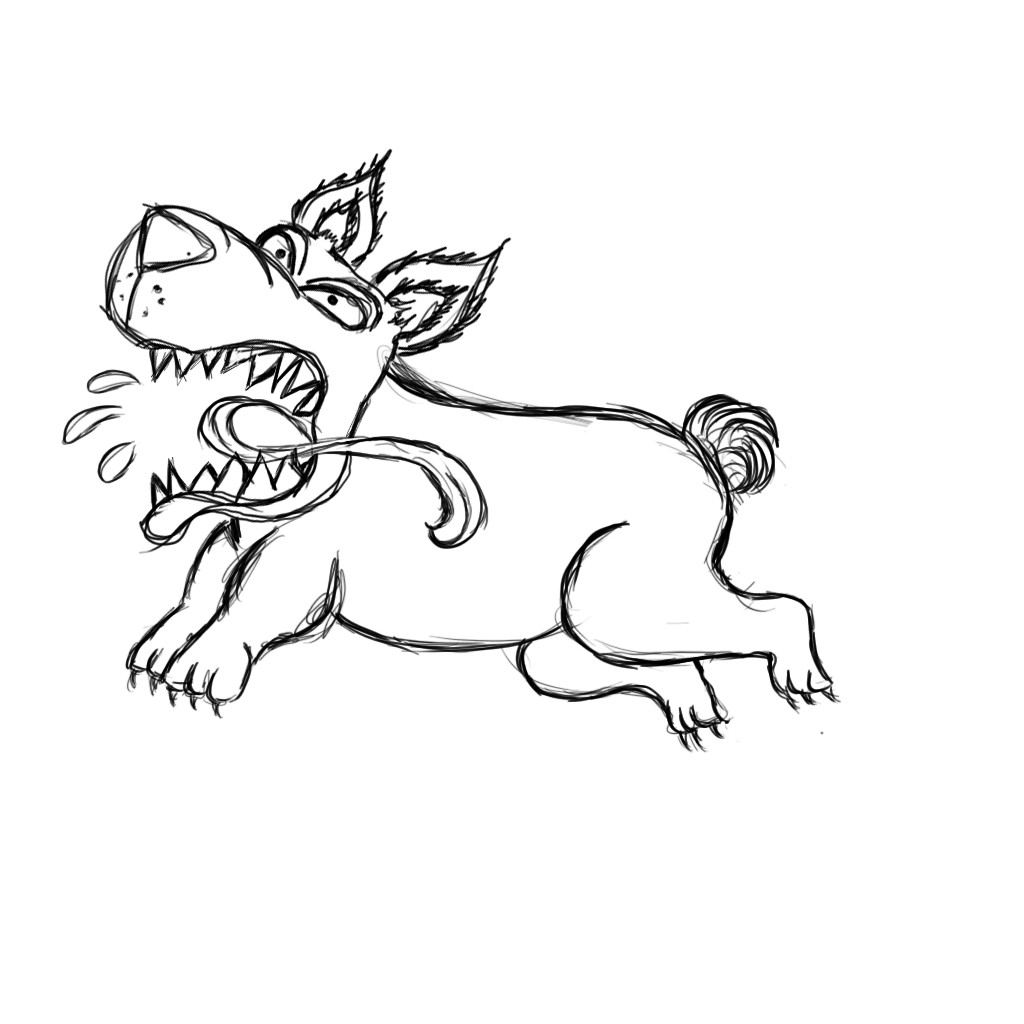
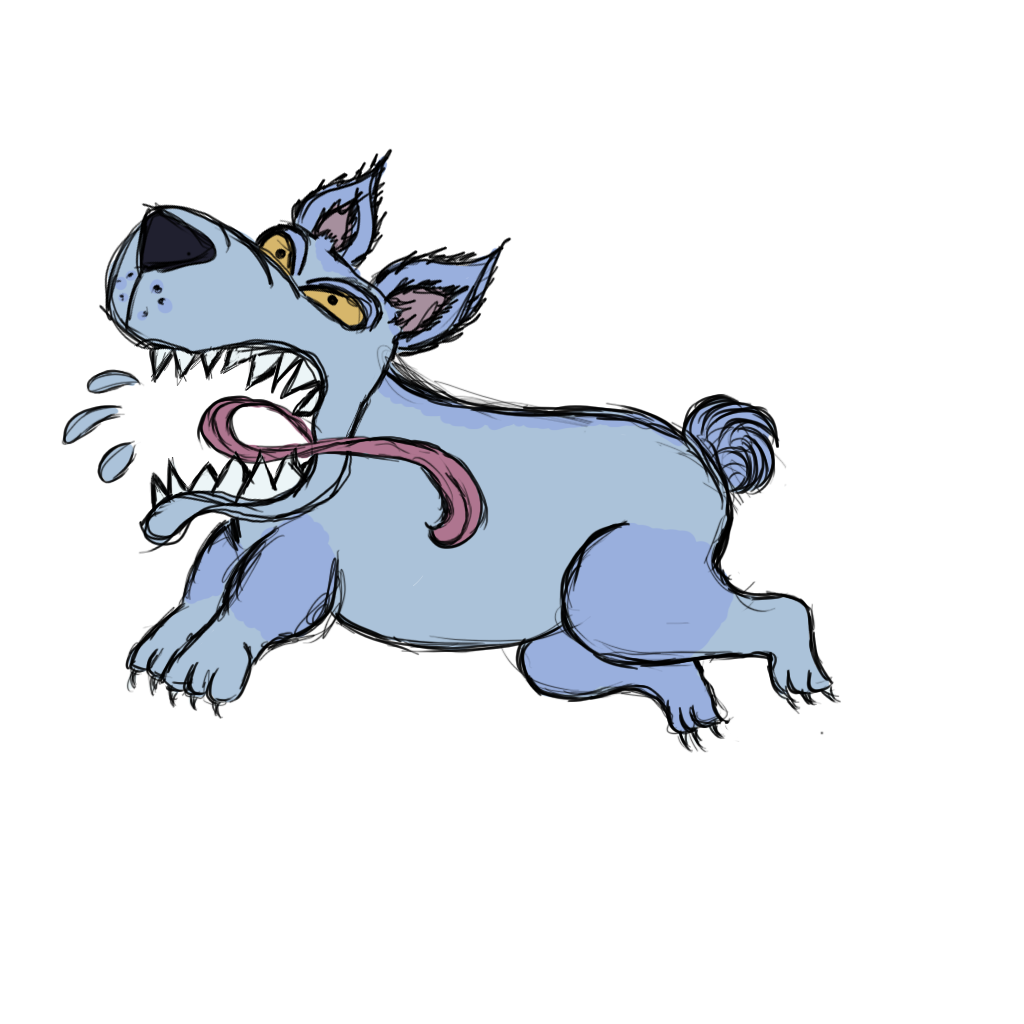
Before/after of a w=1024, h=1024 layered artwork. What changed in the layer stack:
added group "color" with 1 layers above "dogg bek open" over [63, 156, 835, 745]
added layer "Layer 1" in group "color" over [63, 156, 835, 745]
